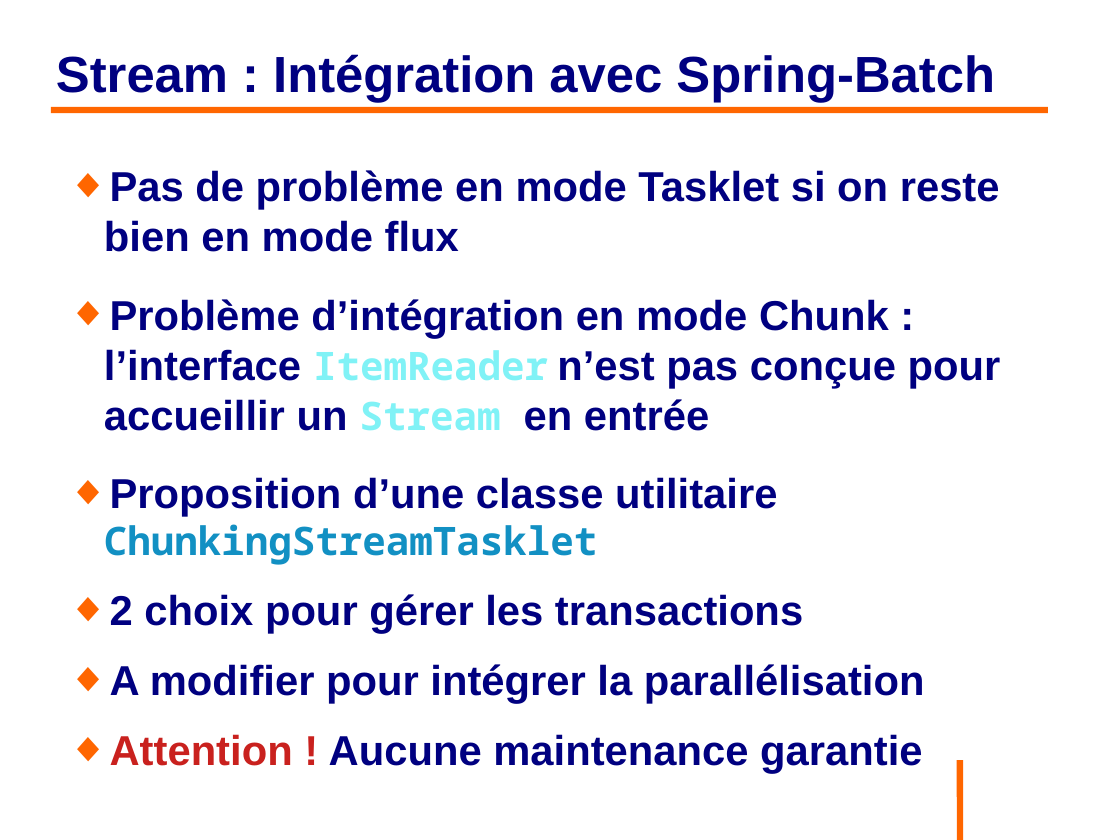
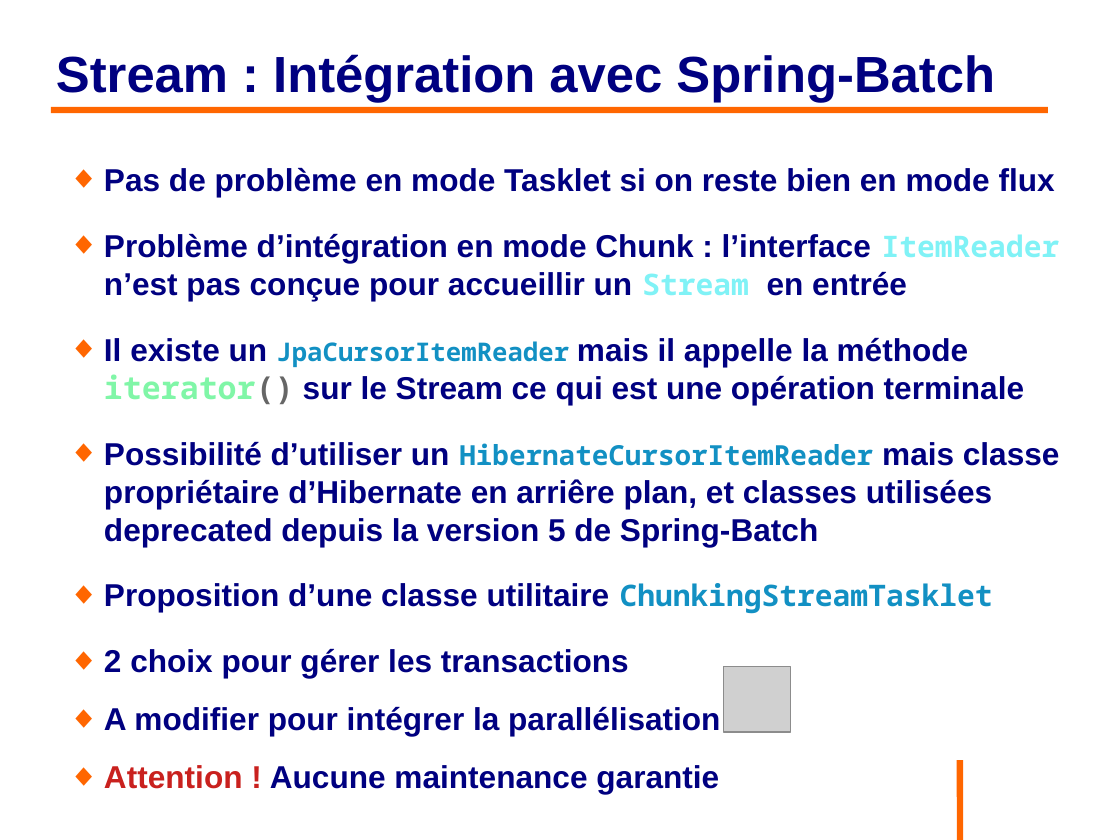
Before and after one commit to philphils/formation-hibernate-avancee, a slide deck: slide 47 of Documentation/diapo_formation_hibernate_avancee.odp. Drawn at 1120x840 pixels with LibreOffice and Linux fonts; fonts in the diff are those of the drawing; grey boxes stand for pictures; background and template pictures are left out. Boxes give left, top, right and bottom in pixels: in the first picture for what was removed or moved away, otherwise in the second. Text is boxed around its words. In the diff, an @@ line names an element or a change of style, - is before the commit and + after.

```diff
--- a/Documentation/diapo_formation_hibernate_avancee.odp
+++ b/Documentation/diapo_formation_hibernate_avancee.odp
@@ text at (104,167,1060,736): size 29.6 to 22.4 pt in "Pas de problème en mode Tasklet si ...", "Problème d’intégration en mode Chunk : l’interface ...", "Proposition d’une classe utilitaire", "2 choix pour gérer les transactions" and 2 more places; size 27.8 to 21 pt in "ItemReader Stream", "ChunkingStreamTasklet"; more space between paragraphs @@
@@ text at (104,337,1060,546): paragraphs added @@
+◆ Il existe un JpaCursorItemReader mais il appelle la méthode iterator() sur le Stream ce qui est une opération terminale
+◆ Possibilité d’utiliser un HibernateCursorItemReader mais classe propriétaire d’Hibernate en arriêre plan, et classes utilisées deprecated depuis la version 5 de Spring-Batch
@@ picture added at (725,667,791,732) @@
```
Also in this commit, not shown: 8 other slides changed.
